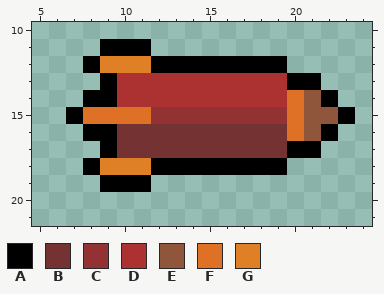
Two versions of one pixel-art file, Assets/Sprites/Projectiles/RocketLauncherProjectile.aseprite. That is the earlier state.
32x32 pixels, 1 frame. Shown: x 5..24, y 10..21.
Palette (. is transparent): A #000000  B #743232  C #933232  D #ac3232  E #8f563b  F #df7126  G #df8026
Pixels before, first column x 7:
11 ..AAA............
12 .AGGGAAAAAAAA....
13 ..ADDDDDDDDDDAA..
14 .AADDDDDDDDDDFEA.
15 AFFFFCCCCCCCCFEEA
16 .AABBBBBBBBBBFEA.
17 ..ABBBBBBBBBBAA..
18 .AGGGAAAAAAAA....
19 ..AAA............
The result:
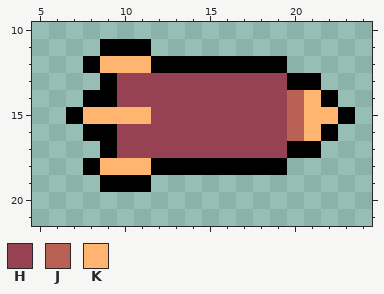
Colours new in this view: H #964253  J #ba6156  K #ffb570
The edit:
Changed rows in their new state; - is an unchanged pixel.
first column x 8:
12 -KKK-----------
13 --HHHHHHHHHH---
14 --HHHHHHHHHHJK-
15 KKKKHHHHHHHHJKK
16 --HHHHHHHHHHJK-
17 --HHHHHHHHHH---
18 -KKK-----------
